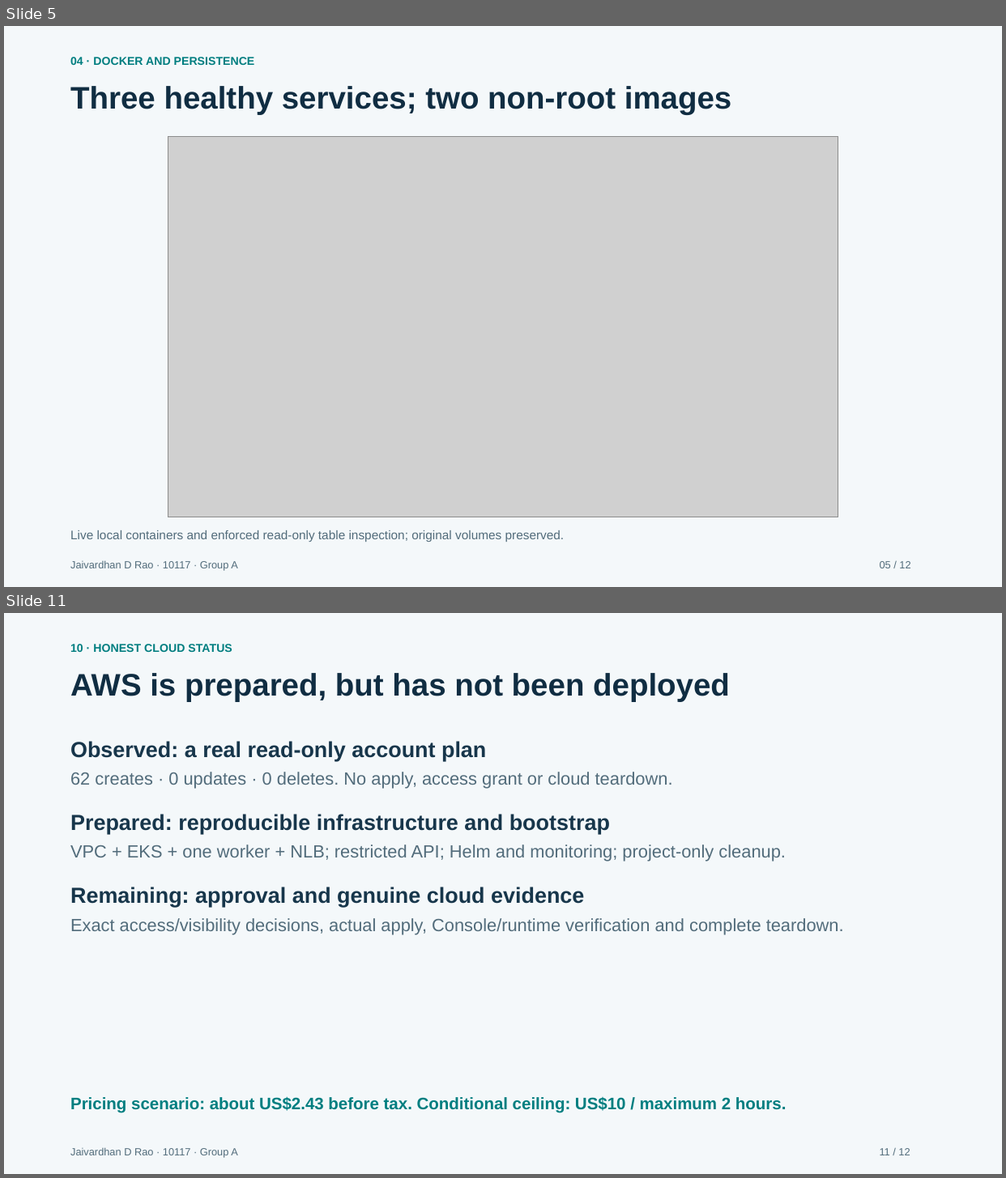
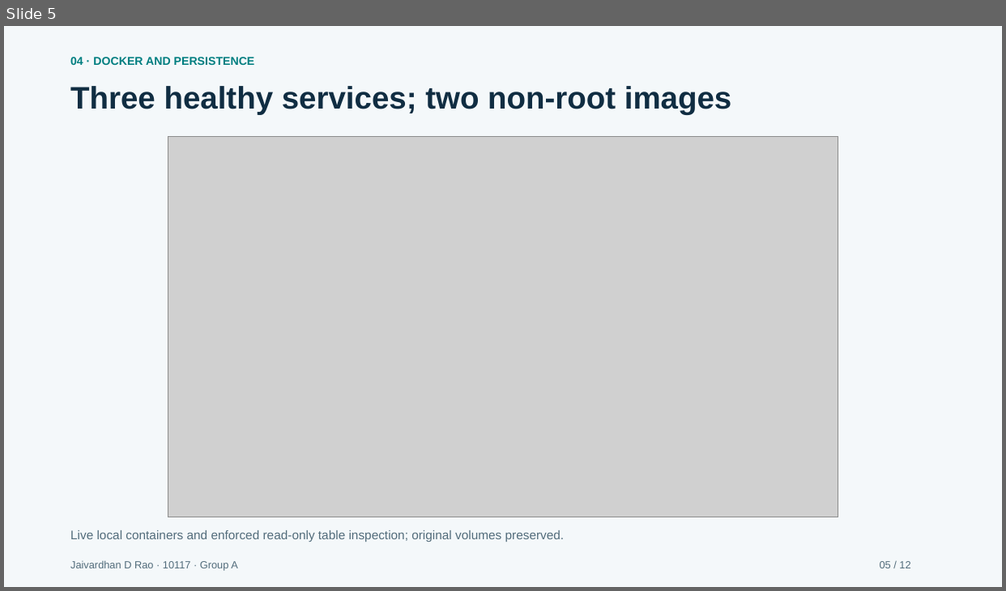
Before and after one commit to jaivardhandrao/labledger-devops-capstone, a slide deck: docs/presentation/LabLedger_Capstone_Presentation.pptx. Shown one above the other, each under a label of ours: slides 5 and 11 before the commit, slide 5 after it; the slides between them are not shown. The pictures are 1006x1178 and 1006x591 pixels, drawn with LibreOffice and Linux fonts; fonts in the diff are those of the drawing; grey boxes stand for pictures. Boxes give left, top, right and bottom in pixels: in the first picture for what was removed or moved away, otherwise in the second. Text is boxed around its words. In the diff, an @@ line names an element or a change of style, - is before the commit and + after.

Commit message:
Document verified EKS delivery and completed cleanup [skip ci]

```diff
--- a/docs/presentation/LabLedger_Capstone_Presentation.pptx
+++ b/docs/presentation/LabLedger_Capstone_Presentation.pptx
@@ slide 11 removed at <box>4,613,1002,1174</box>, background #FFFFFF @@
@@ rectangle removed at <box>4,613,1002,1174</box> @@
@@ text removed at <box>70,644,232,652</box> @@
-10 · HONEST CLOUD STATUS
@@ text removed at <box>70,673,730,701</box> @@
-AWS is prepared, but has not been deployed
@@ text removed at <box>70,741,486,761</box> @@
-Observed: a real read-only account plan
@@ text removed at <box>70,772,673,789</box> @@
-62 creates · 0 updates · 0 deletes. No apply, access grant or cloud teardown.
@@ text removed at <box>70,814,610,834</box> @@
-Prepared: reproducible infrastructure and bootstrap
@@ text removed at <box>70,845,786,862</box> @@
-VPC + EKS + one worker + NLB; restricted API; Helm and monitoring; project-only cleanup.
@@ text removed at <box>70,887,584,907</box> @@
-Remaining: approval and genuine cloud evidence
@@ text removed at <box>70,918,844,935</box> @@
-Exact access/visibility decisions, actual apply, Console/runtime verification and complete teardown.
@@ text removed at <box>70,1097,786,1114</box> @@
-Pricing scenario: about US$2.43 before tax. Conditional ceiling: US$10 / maximum 2 hours.
@@ text removed at <box>70,1148,238,1158</box> @@
-Jaivardhan D Rao · 10117 · Group A
@@ text removed at <box>880,1148,910,1156</box> @@
-11 / 12
```
Also in this commit, not shown: 7 slides changed, 1 slide added, 55 other files.
